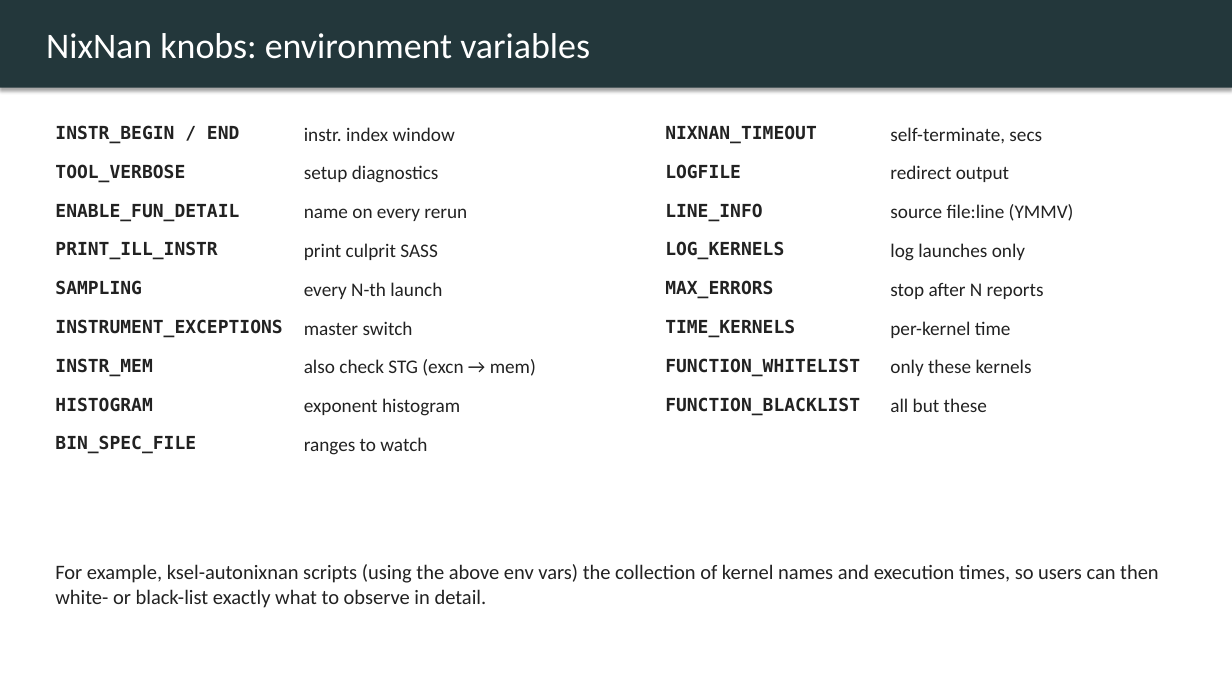
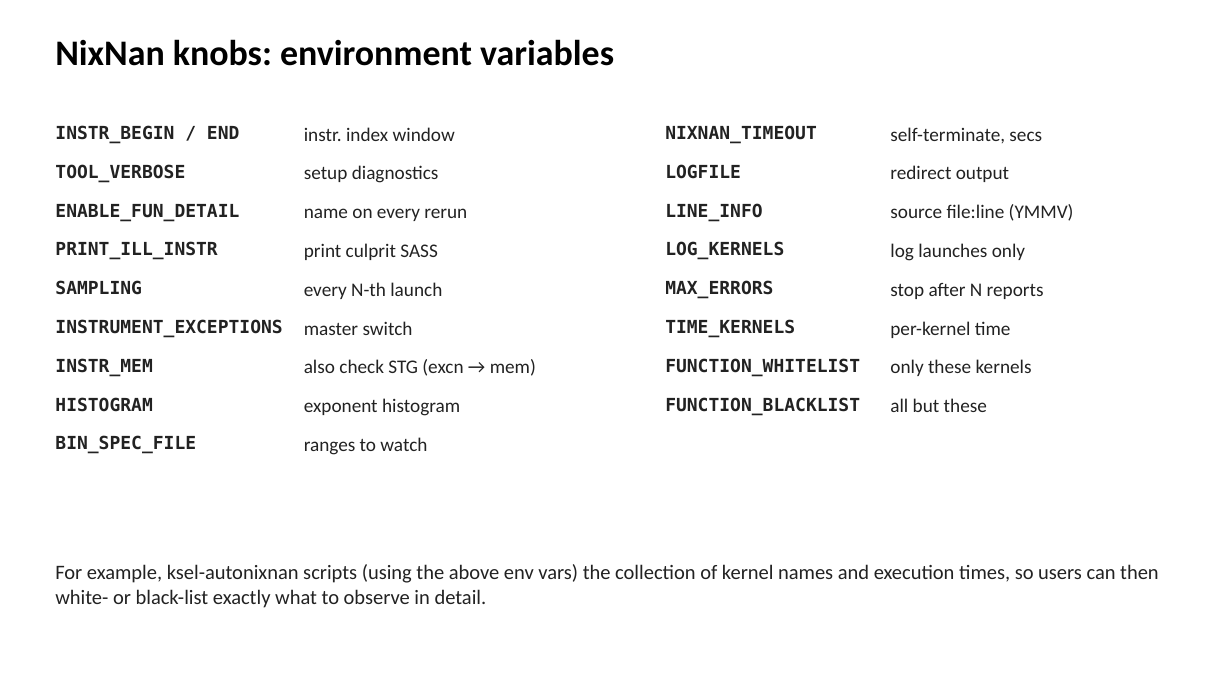
Before and after one commit to parfloat/SC26-Tutorial, a slide deck: slide 3 of lu_solve_gpu/LU_Slides.pptx. Drawn at 1232x693 pixels with LibreOffice and Linux fonts; fonts in the diff are those of the drawing. Boxes give left, top, right and bottom in pixels: in the first picture for what was removed or moved away, otherwise in the second. Text is boxed around its words. In the diff, an @@ line names an element or a change of style, - is before the commit and + after.

```diff
--- a/lu_solve_gpu/LU_Slides.pptx
+++ b/lu_solve_gpu/LU_Slides.pptx
@@ text "NixNan knobs: environment variables": place and size @@
-text "NixNan knobs: environment variables" at (0, 0, 1232, 88)
+text "NixNan knobs: environment variables" at (55, 39, 614, 66)
@@ text "NixNan knobs: environment variables" at (55, 39, 614, 66): text colour #FFFFFF to #000000, bold on; fill #23373B to none; shadow off @@
```
Also in this commit, not shown: 3 other slides changed, 1 other file.
